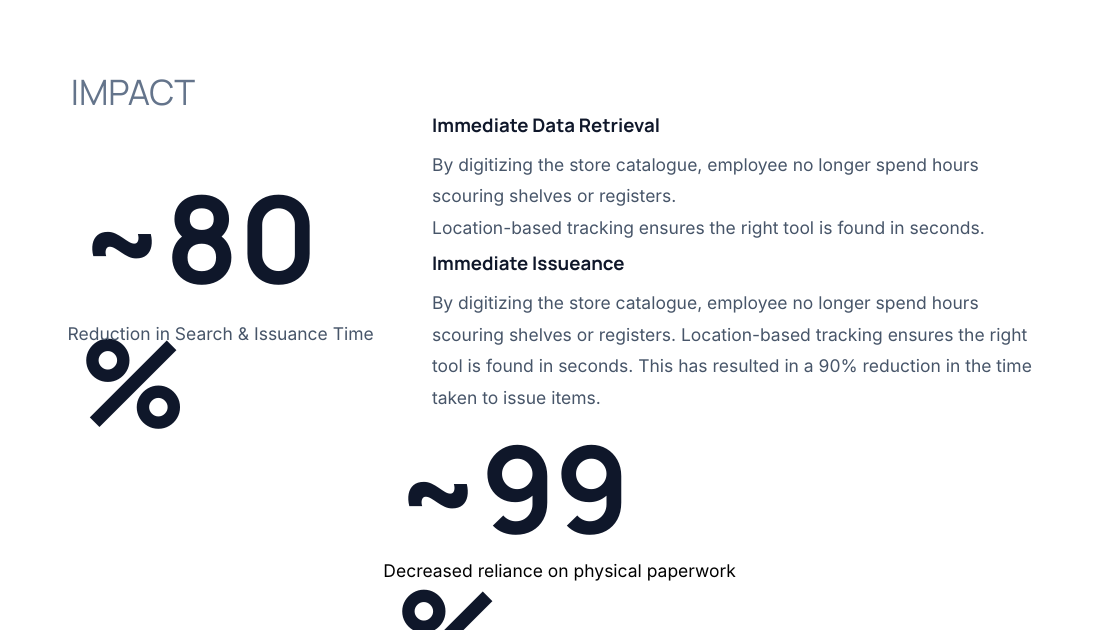
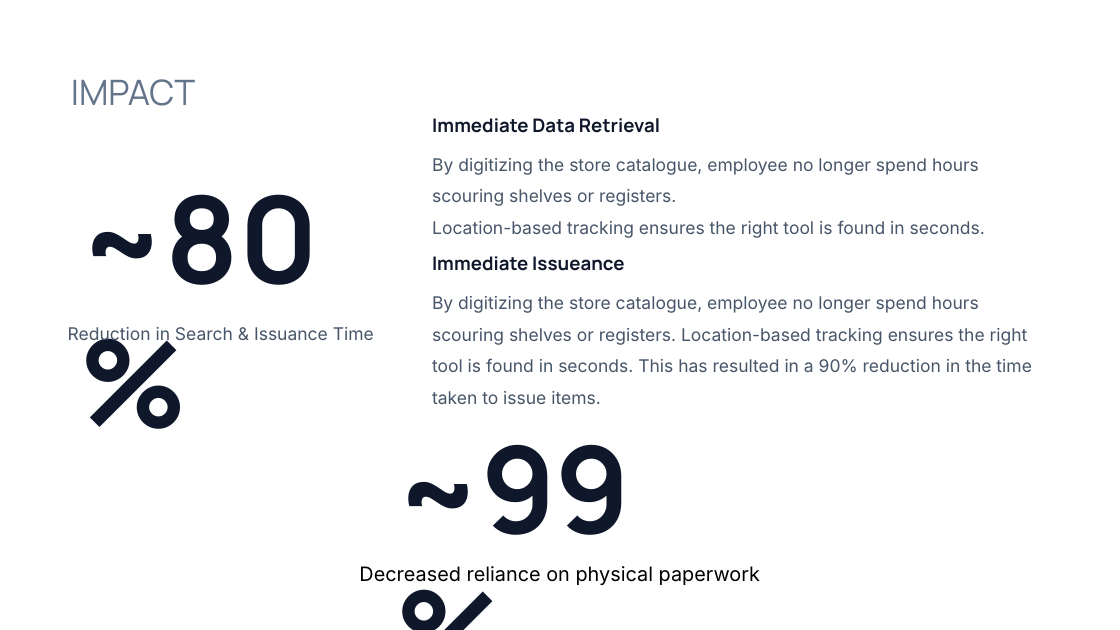
Before and after one commit to alqamah/TSL---storeMgmtSys, a slide deck: slide 4 of ppt/FMM-INFRA eStore Project Report.pptx. Drawn at 1120x630 pixels with LibreOffice and Linux fonts; fonts in the diff are those of the drawing; background and template pictures are left out. Boxes give left, top, right and bottom in pixels: in the first picture for what was removed or moved away, otherwise in the second. Text is boxed around its words. In the diff, an @@ line names an element or a change of style, - is before the commit and + after.

```diff
--- a/ppt/FMM-INFRA eStore Project Report.pptx
+++ b/ppt/FMM-INFRA eStore Project Report.pptx
@@ text "Decreased reliance on physical paperwork" at (x1=359, y1=566, x2=760, y2=585): size 15 to 17 pt @@
```
Also in this commit, not shown: 2 other slides changed.
